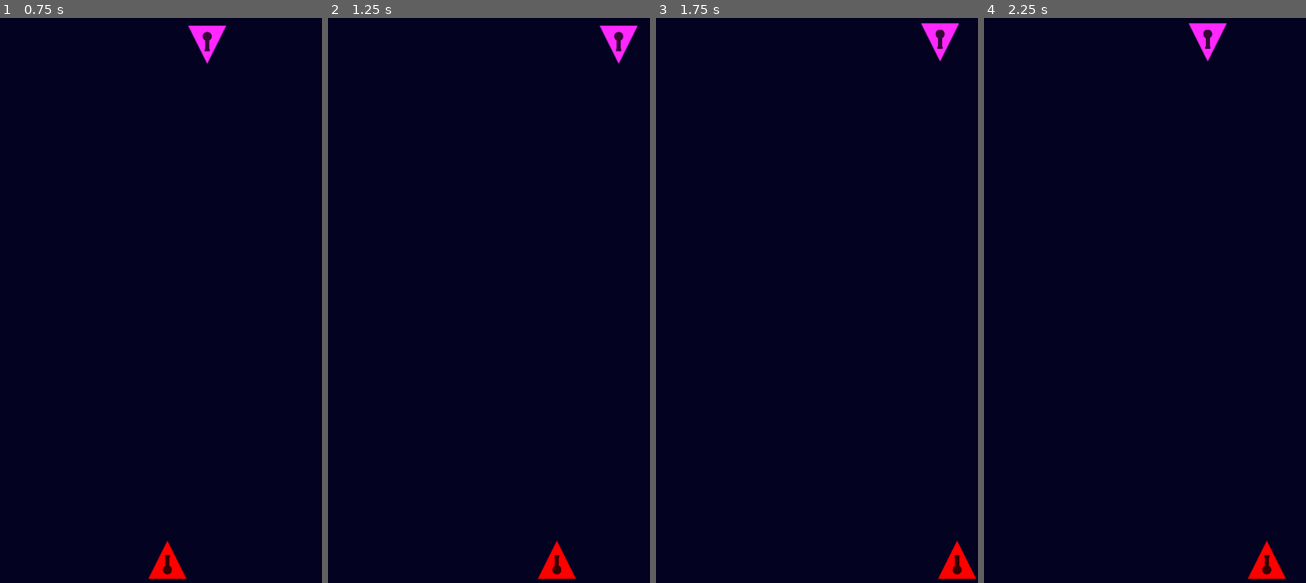
Above: before the commit, frames 1-4 (left to right).
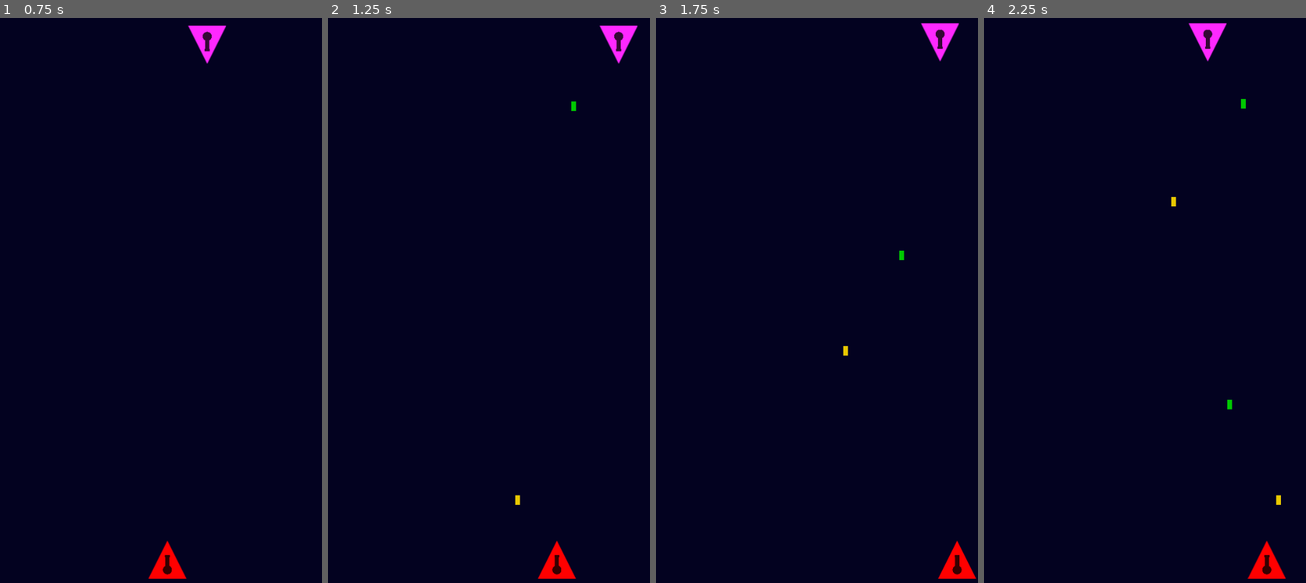
Above: after the commit, the same moments.

Repository: SirLaughy/Space-Shooter
Game: Godot game, scene res://Scenes/root.tscn
The game is run twice, just before and just after one commit, with the same random seed, the same clock (stepped at 60 frames per second) and the same inputs.
Inputs:
- Up to frame 1 (0.75 s): hold D (move_right) from 0.53 s (still down)
- Up to frame 2 (1.25 s): keep holding D (move_right)
- Up to frame 3 (1.75 s): release D (move_right) at 1.28 s; hold A (move_left) from 1.28 s (still down)
- Up to frame 4 (2.25 s): release A (move_left) at 2.03 s; hold D (move_right) from 2.03 s (still down)

Frame 1 is identical in both runs. In frame 2, less than 0.1% of the frame differs, in the area x 58-78%, y 14-87%; in frame 3, less than 0.1%; in frame 4, 0.1%, in the area x 58-93%, y 14-87%.

Commit message:
Refactored autofire to calculate direction based on projectile angle, autofire now working again

Diff:
--- a/Autoloads/global_signal_bus.gd
+++ b/Autoloads/global_signal_bus.gd
@@ -4,7 +4,7 @@
 signal player_died
 
 # Bullet Signals
-signal summon_projectile(scene, projectile_stats: ProjectileStats, location: Vector2, direction: Vector2, summoner_type: GlobalEnums.group_types)
+signal summon_projectile(scene, projectile_stats: ProjectileStats, location: Vector2, angle: float, summoner_type: GlobalEnums.group_types)
 signal summon_entity()
 
 # Enemy Signals
--- a/Resources/basic_projectile.tres
+++ b/Resources/basic_projectile.tres
@@ -5,7 +5,7 @@
 [resource]
 script = ExtResource("1_id87p")
 projectile_name = "Basic Projectile"
-speed = 600.0
+speed = 30000.0
 damage = 1.0
 colour = Color(0.9148223, 0.7881361, 7.70092e-07, 1)
 metadata/_custom_type_script = "uid://dgfsuvve28lan"
--- a/Scenes/Actors/basic_enemy.tscn
+++ b/Scenes/Actors/basic_enemy.tscn
@@ -32,7 +32,7 @@
 [sub_resource type="Resource" id="Resource_dx8pt"]
 script = ExtResource("8_ssjx5")
 projectile_name = "Basic Projectile"
-speed = 600.0
+speed = 30000.0
 damage = 1.0
 colour = Color(0, 0.7882353, 0, 1)
 metadata/_custom_type_script = "uid://dgfsuvve28lan"
--- a/Scenes/projectile.tscn
+++ b/Scenes/projectile.tscn
@@ -4,6 +4,7 @@
 [ext_resource type="Texture2D" uid="uid://cmron1gvp6nbe" path="res://Assets/Prototype Art/prototype art.svg" id="2_yr2qt"]
 [ext_resource type="Script" uid="uid://byjaa8gqlho7j" path="res://Scripts/Components/free_on_exit.gd" id="3_tl4hk"]
 [ext_resource type="Script" uid="uid://4c64x2s8e5tr" path="res://Scripts/Components/projectile_movement.gd" id="6_cgh1o"]
+[ext_resource type="Script" uid="uid://dxp1434xbslk7" path="res://Scripts/label.gd" id="6_cu5m1"]
 [ext_resource type="Script" uid="uid://bkchk644uk72" path="res://Scripts/Components/hurt_box.gd" id="7_cu5m1"]
 
 [sub_resource type="AtlasTexture" id="AtlasTexture_tl4hk"]
@@ -43,3 +44,12 @@
 
 [node name="CollisionShape2D" type="CollisionShape2D" parent="HurtBox" unique_id=1064985426]
 shape = SubResource("RectangleShape2D_rsyq6")
+
+[node name="Label" type="Label" parent="." unique_id=57426119 node_paths=PackedStringArray("actor")]
+visible = false
+offset_left = 5.0
+offset_top = -5.0
+offset_right = 41.0
+offset_bottom = 18.0
+script = ExtResource("6_cu5m1")
+actor = NodePath("..")
--- a/Scenes/turret.tscn
+++ b/Scenes/turret.tscn
@@ -16,10 +16,8 @@
 atlas = ExtResource("4_pulj5")
 region = Rect2(256, 0, 8, 8)
 
-[node name="Turret" type="Node2D" unique_id=1752228748 node_paths=PackedStringArray("marker_top", "marker_bottom")]
+[node name="Turret" type="Node2D" unique_id=1752228748]
 script = ExtResource("1_fcprl")
-marker_top = NodePath("Markers/Marker2DTop")
-marker_bottom = NodePath("Markers/Marker2DBottom")
 
 [node name="ReloadTimer" type="Timer" parent="." unique_id=1929546041 node_paths=PackedStringArray("actor")]
 autostart = true
@@ -47,10 +45,3 @@
 position = Vector2(0, -12.000001)
 scale = Vector2(0.57, 0.24)
 texture = SubResource("AtlasTexture_628tr")
-
-[node name="Markers" type="Node" parent="." unique_id=1296517082]
-
-[node name="Marker2DTop" type="Node2D" parent="Markers" unique_id=1989107368]
-position = Vector2(0, -24)
-
-[node name="Marker2DBottom" type="Node2D" parent="Markers" unique_id=1624654877]
--- a/Scripts/Actors/projectile.gd
+++ b/Scripts/Actors/projectile.gd
@@ -14,3 +14,7 @@
 			hurt_box.set_collision_mask_value(4, true)
 		GlobalEnums.group_types.DESTRUCTIBLES:
 			hurt_box.set_collision_mask_value(1, true)
+
+func _process(delta: float) -> void:
+	var temp_dir = Vector2.from_angle(global_rotation).normalized()
+	direction = Vector2(temp_dir.y * -1, temp_dir.x * -1)
--- a/Scripts/Components/projectile_movement.gd
+++ b/Scripts/Components/projectile_movement.gd
@@ -3,9 +3,8 @@
 
 @export var actor: Entity
 
-@onready var direction: Vector2
 @onready var stats = actor.projectile_stats
 
 func _physics_process(delta: float) -> void:
-	actor.velocity = (actor.direction * stats.speed * delta)
+	actor.velocity = ((actor.direction * stats.speed) * delta)
 	actor.move_and_slide()
--- a/Scripts/Components/reload_timer.gd
+++ b/Scripts/Components/reload_timer.gd
@@ -11,5 +11,4 @@
 
 func _on_timeout():
 	if visible_on_screen_notifier_2d.is_on_screen():
-		GlobalSignalBus.summon_projectile.emit(actor.projectile, actor.projectile_stats, actor.marker_top.get_global_position(), actor.get_direction(), actor.turret_stats.summoner_type)
-		print(str(actor.marker_top.get_global_position(), actor.get_direction(), actor.turret_stats.summoner_type))
+		GlobalSignalBus.summon_projectile.emit(actor.projectile, actor.projectile_stats, actor.get_global_position(), actor.global_rotation, actor.turret_stats.summoner_type)
--- a/Scripts/Components/turret.gd
+++ b/Scripts/Components/turret.gd
@@ -3,12 +3,6 @@
 
 @export var turret_stats: TurretStats
 @export var projectile_stats: ProjectileStats
-@export var marker_top: Node2D
-@export var marker_bottom: Node2D
 
 @onready var reload_timer: Timer = $ReloadTimer
-
 @onready var projectile = preload("res://Scenes/projectile.tscn")
-
-func get_direction() -> Vector2:
-	return marker_bottom.get_global_position().direction_to(marker_top.get_global_position())
--- /dev/null
+++ b/Scripts/label.gd
@@ -0,0 +1,6 @@
+extends Label
+
+@export var actor: Entity
+
+func _process(delta: float) -> void:
+	text = str(actor.velocity) + " | " + str(actor.projectile_stats.speed * delta)
--- a/Scripts/spawn_manager.gd
+++ b/Scripts/spawn_manager.gd
@@ -3,10 +3,10 @@
 func _ready() -> void:
 	GlobalSignalBus.summon_projectile.connect(_on_summon_projectile)
 
-func _on_summon_projectile(scene, projectile_stats: ProjectileStats, location: Vector2, direction: Vector2, summoner_type: GlobalEnums.group_types):
+func _on_summon_projectile(scene, projectile_stats: ProjectileStats, location: Vector2, angle: float, summoner_type: GlobalEnums.group_types):
 	var summoned_projectile = scene.instantiate()
 	summoned_projectile.projectile_stats = projectile_stats
 	summoned_projectile.position = location
-	summoned_projectile.direction = direction
+	summoned_projectile.rotation = angle
 	summoned_projectile.summoner_type = summoner_type
 	add_child(summoned_projectile)
Not shown, added: Scripts/label.gd.uid
